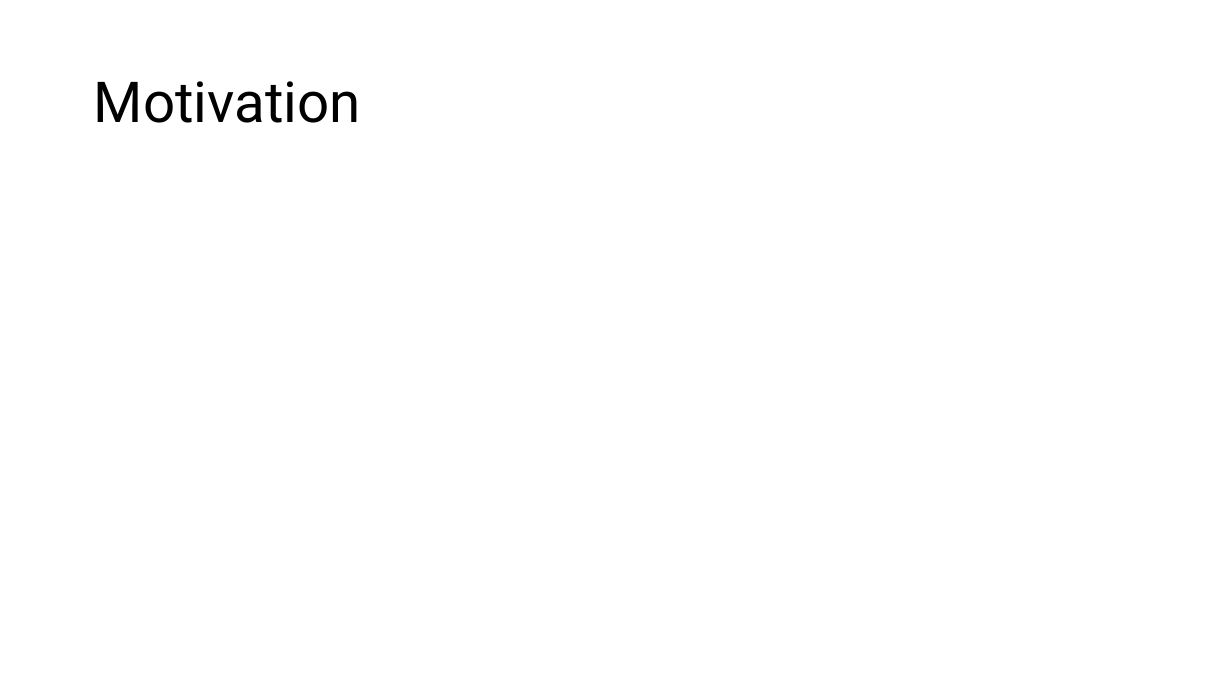
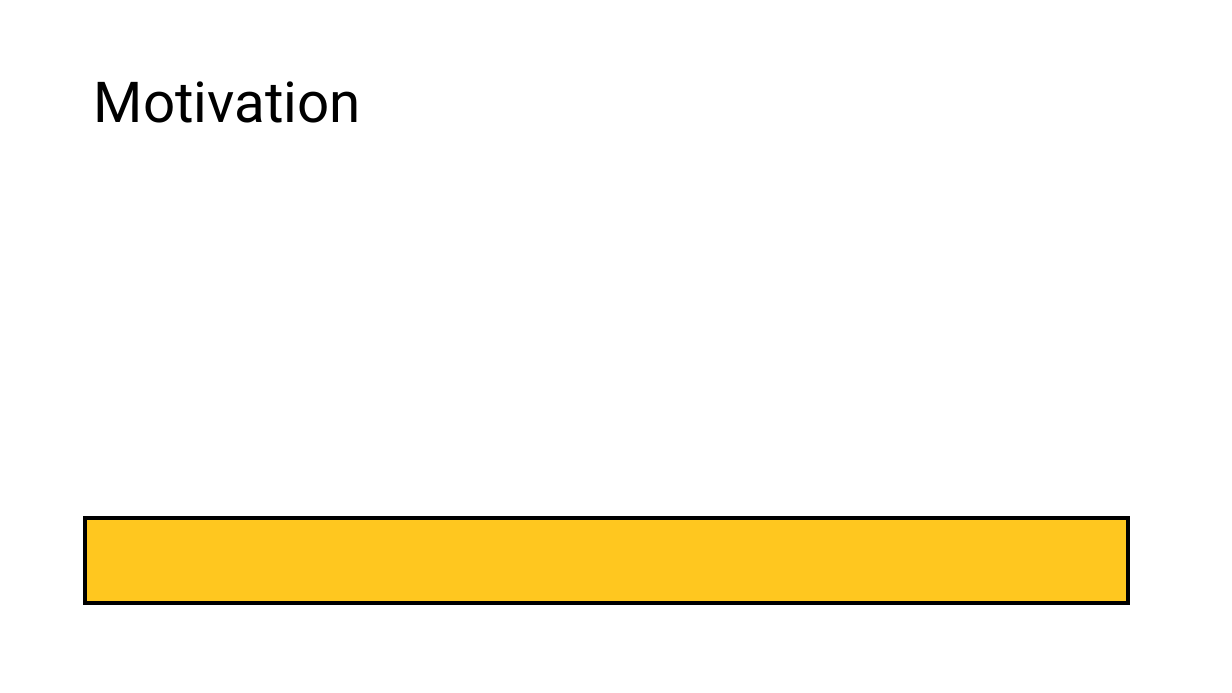
Before and after one commit to edwardgunning/ISBS-Short-Course, a slide deck: slide 2 of slides/04-fpca.pptx. Drawn at 1232x693 pixels with LibreOffice and Linux fonts; fonts in the diff are those of the drawing; grey boxes stand for pictures; background and template pictures are left out. Boxes give left, top, right and bottom in pixels: in the first picture for what was removed or moved away, otherwise in the second. Text is boxed around its words. In the diff, an @@ line names an element or a change of style, - is before the commit and + after.

```diff
--- a/slides/04-fpca.pptx
+++ b/slides/04-fpca.pptx
@@ rectangle added at [85,518,1128,604], fill #FFC000 at 88% opacity, outline #000000 3 pt @@
```
Also in this commit, not shown: 2 other slides changed, 1 slide added, 6 other files.
